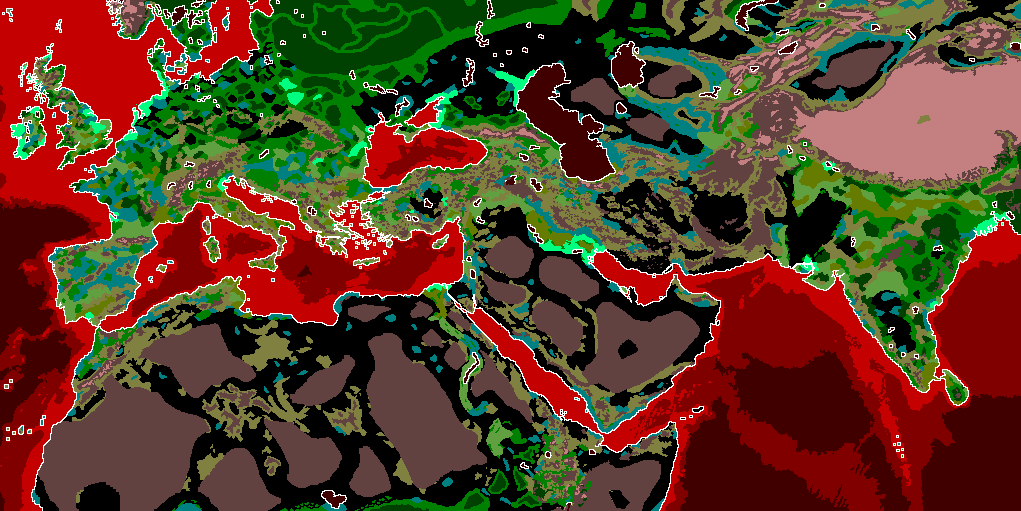
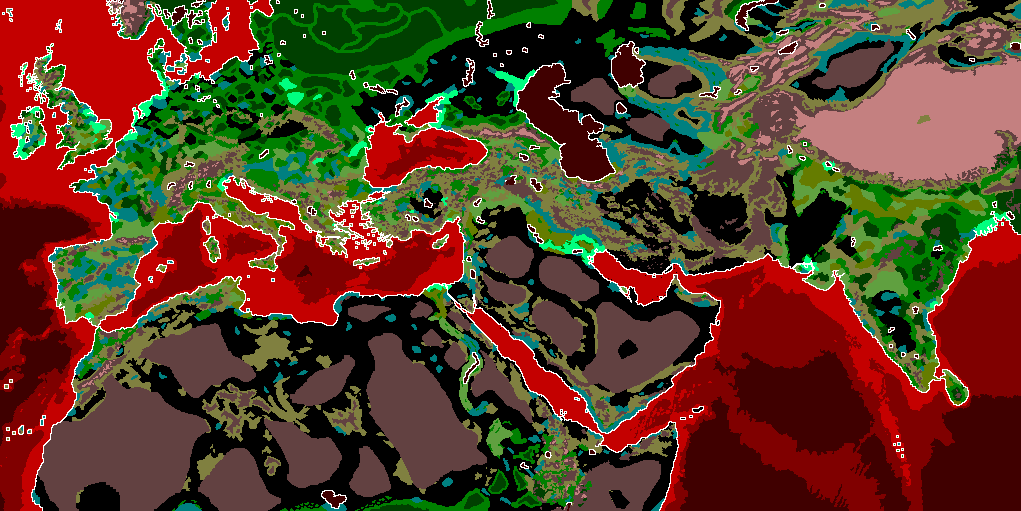
Before/after of a 1021px x 511px layered artwork. What changed in the layer stack:
painted on "map_ground_types" over [544, 247, 582, 256]
